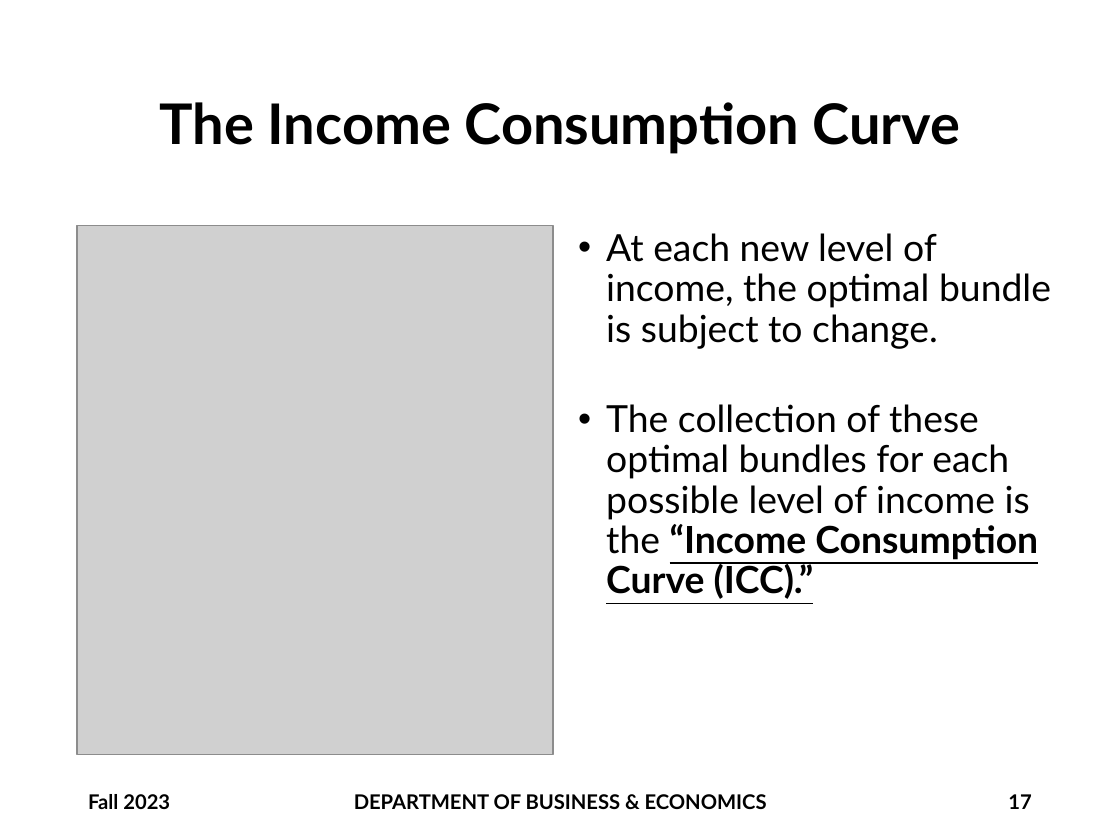
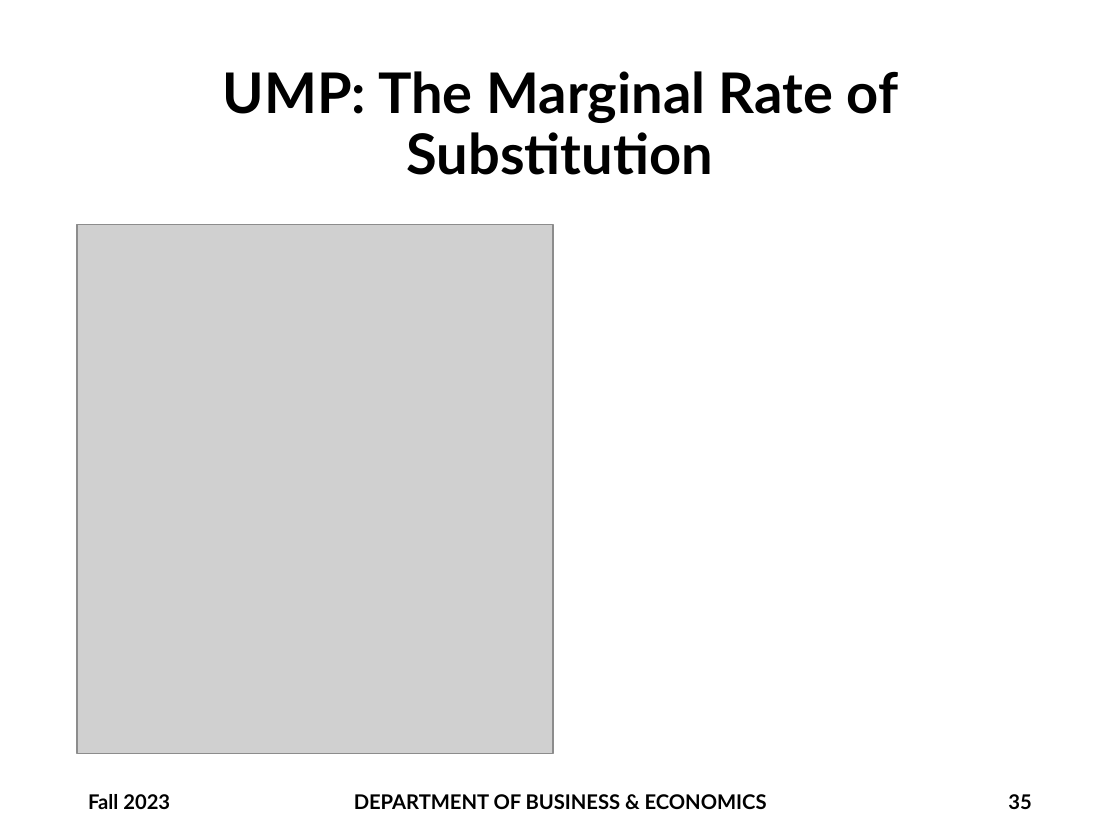
Before and after one commit to brianhwpark/brianhwpark.github.io, a slide deck: slide 35 of files/teaching-resources/monmouthcollege-econ-300/ECON300-LEC11.pptx (slide 17 before the commit). Drawn at 1120x840 pixels with LibreOffice and Linux fonts; fonts in the diff are those of the drawing; grey boxes stand for pictures; background and template pictures are left out. Boxes give left, top, right and bottom in pixels: in the first picture for what was removed or moved away, otherwise in the second. Text is boxed around its words. In the diff, an @@ line names an element or a change of style, - is before the commit and + after.

```diff
--- a/files/teaching-resources/monmouthcollege-econ-300/ECON300-LEC11.pptx
+++ b/files/teaching-resources/monmouthcollege-econ-300/ECON300-LEC11.pptx
@@ title at box(223, 71, 898, 175): text changed @@
-The Income Consumption Curve
+UMP: The Marginal Rate of Substitution
@@ text removed at box(606, 233, 1051, 599) @@
-• At each new level of income, the optimal bundle is subject to change.
-• The collection of these optimal bundles for each possible level of income is the “Income Consumption Curve (ICC).”
@@ page number at box(1008, 794, 1031, 809): text changed @@
-17
+35
```
Also in this commit, not shown: 20 other slides changed, 20 slides added, 3 other files.
